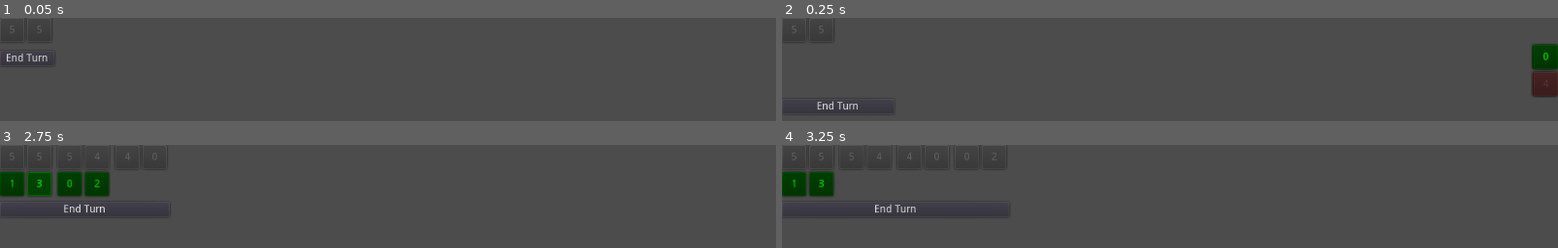
Above: before the commit, frames 1-4 (two rows, left to right).
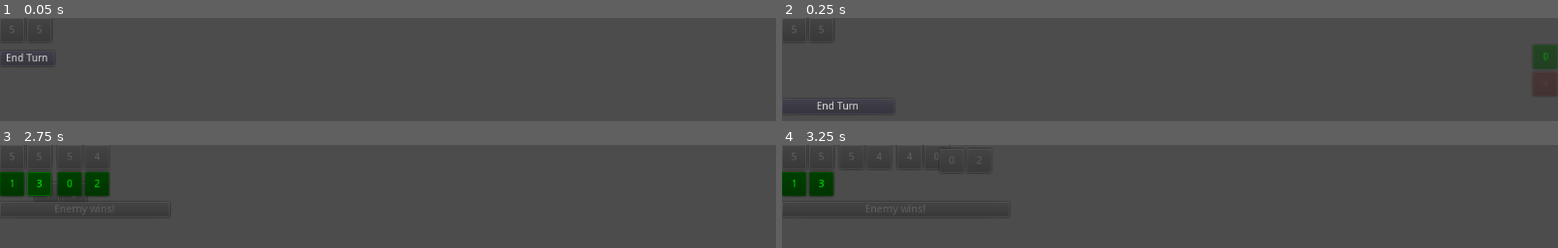
Above: after the commit, the same moments.

Repository: boomyville/domino-dominion
Game: Godot game, scene res://Main.tscn
The game is run twice, just before and just after one commit, with the same random seed, the same clock (stepped at 60 frames per second) and the same inputs.
Inputs:
- Up to frame 1 (0.05 s): no input
- Up to frame 2 (0.25 s): no input
- Up to frame 3 (2.75 s): click "End Turn" at 0.5 s; click "1" at 1.25 s; click "3" at 2 s
- Up to frame 4 (3.25 s): click "0" at 2.75 s

Frame 1 is identical in both runs. In frame 2, 0.8% of the frame differs, in the area x 96-100%, y 26-76%; in frame 3, 0.2%; in frame 4, 0.3%.

Commit message:
fixed 1 frame glitch with dominos "flashing"

Diff:
--- a/Game.gd
+++ b/Game.gd
@@ -62,6 +62,10 @@
 	for _i in range(count):
 		if pile.size() > 0:
 			drawn_dominos.append(pile.pop_back()) # Take a domino from the end of the pile
+		else:
+			print("No more dominos in the pile!")
+			check_game_over() # Check if the game is over
+			break
 	return drawn_dominos
 
 # Draw the first domino on the play field (determined by dice roll)
@@ -101,12 +105,32 @@
 	# Update the domino's internal values (swap if needed)
 	domino_container.set_numbers(number1, number2, "board") # Update visual representation
 
+	var tween = get_node("../GameBoard/Tween")
+	var start_position = domino_container.get_global_position()
+
+	# Calculate the target position
+	var target_positionX = play_board.get_child_count() % play_board.columns * (domino_container.get_combined_minimum_size().x + play_board.get_constant("hseparation"))
+	var target_positionY = floor(play_board.get_child_count() / play_board.columns) * (domino_container.get_combined_minimum_size().y + play_board.get_constant("vseparation"))
+	var target_position = Vector2(target_positionX, target_positionY)
+
+	# Temporarily hide the domino
+	domino_container.visible = false
+
 	if player_turn:
 		player_hand.remove_child(domino_container) # Remove from player's hand
 	else:
 		ai_hand.remove_child(domino_container) # Remove from AI's hand
 
 	play_board.add_child(domino_container) # Add to play field
+
+	# Set the initial position to the start position
+	domino_container.rect_position = start_position
+
+	# Show the domino and animate it to its position on the board
+	domino_container.visible = true
+	tween.interpolate_property(domino_container, "rect_position", start_position, target_position, 0.5, Tween.TRANS_LINEAR, Tween.EASE_IN_OUT)
+	tween.start()
+
 
 	# Update the last played number (the second number of the domino)
 	last_played_number = number2
@@ -175,9 +199,23 @@
 func check_game_over():
 	if player_hand.get_children().size() == 0:
 		print("Player wins!")
+		end_turn_button.set_text("Player wins!")
+		end_turn_button.disabled = true
 		return true
 	elif ai_hand.get_children().size() == 0:
 		print("AI wins!")
+		end_turn_button.set_text("Enemy wins!")
+		end_turn_button.disabled = true
+		return true
+	elif player_pile.size() == 0:
+		print("Player loses! No more dominos to draw.")
+		end_turn_button.set_text("Player loses!")
+		end_turn_button.disabled = true
+		return true
+	elif ai_pile.size() == 0:
+		print("Enemy loses! No more dominos to draw.")
+		end_turn_button.set_text("Enemy loses!")
+		end_turn_button.disabled = true
 		return true
 	else:
 		print("Game continues...")
@@ -208,10 +246,14 @@
 	yield(get_tree().create_timer(0.2), "timeout")
 	for domino in dominos:
 		if type == "player":
+			# Set initial opacity to 0
+			domino.modulate.a = 0
 			player_dominos.append(domino)
 			player_hand.add_child(domino)
 			animate_domino(domino, player_hand)
 		elif type == "enemy":
+			# Set initial opacity to 0
+			domino.modulate.a = 0
 			ai_dominos.append(domino)
 			ai_hand.add_child(domino)
 			animate_domino(domino, ai_hand)
@@ -221,6 +263,7 @@
 	# Calculate the starting position (off-screen to the right)
 	var start_position = Vector2(OS.window_size.x, domino.rect_position.y)
 
+
 	# Add the domino to the container to get its intended position
 	container.add_child(domino)
 
@@ -232,6 +275,10 @@
 	# Set the initial position to the start position
 	domino.rect_position = start_position
 
-	# Animate the domino to its intended position
-	container.get_parent().get_node("Tween").interpolate_property(domino, "rect_position", start_position, end_position, 1.0, Tween.TRANS_LINEAR, Tween.EASE_IN_OUT)
-	container.get_parent().get_node("Tween").start()
+	# Show the domino and animate it to its position in the container
+	var tween = container.get_parent().get_node("Tween")
+	tween.interpolate_property(domino, "rect_position", start_position, end_position, 1.0, Tween.TRANS_LINEAR, Tween.EASE_IN_OUT)
+	tween.interpolate_property(domino, "modulate:a", 0, 1, 0.1, Tween.TRANS_LINEAR, Tween.EASE_IN_OUT)
+	tween.start()
+
+	#domino.visible = true
--- a/Main.tscn
+++ b/Main.tscn
@@ -8,8 +8,6 @@
 script = ExtResource( 1 )
 
 [node name="GameBoard" type="VBoxContainer" parent="."]
-margin_right = 40.0
-margin_bottom = 40.0
 
 [node name="PlayBoard" type="GridContainer" parent="GameBoard"]
 margin_right = 67.0
